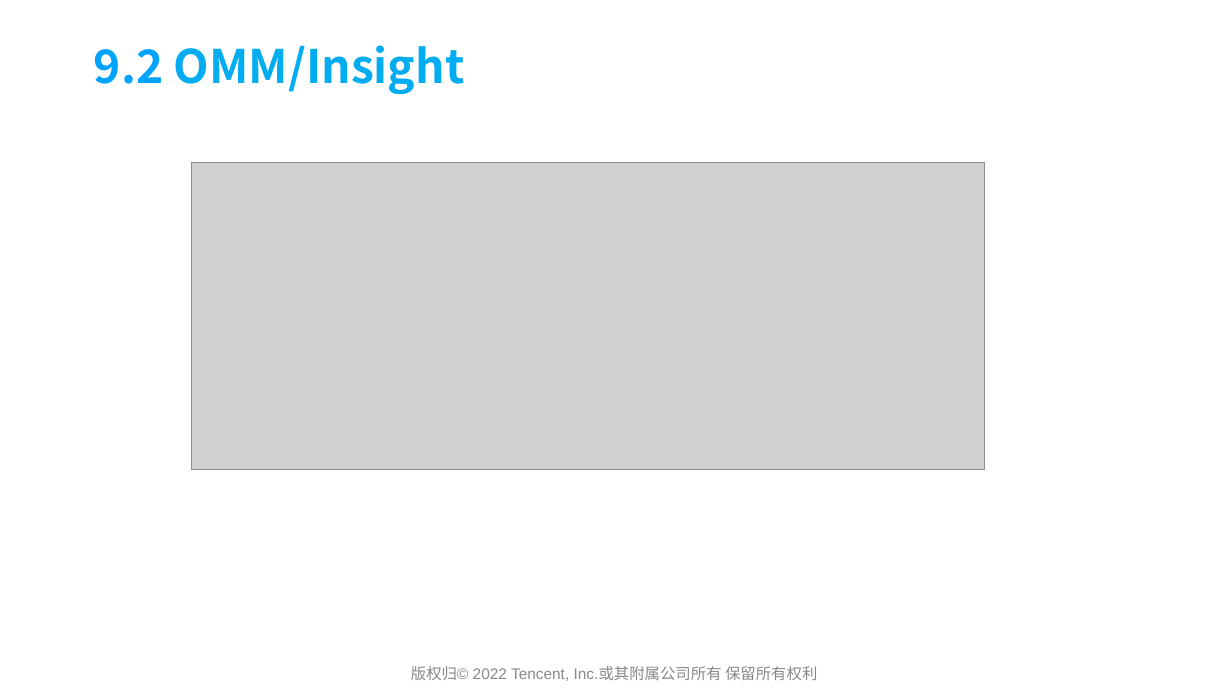
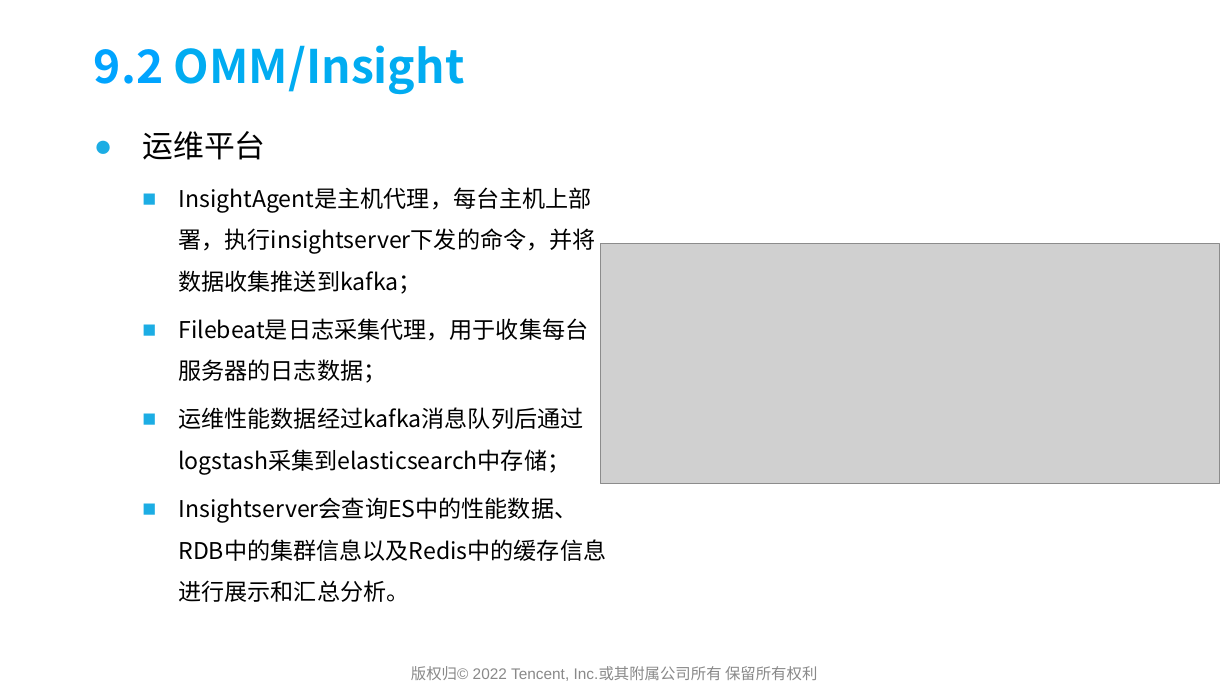
Before and after one commit to yedushusheng/mysql-learning, a slide deck: slide 60 of 28. OLTP/GoldenDB产品简介及架构解析.pptx (slide 52 before the commit). Drawn at 1232x693 pixels with LibreOffice and Linux fonts; fonts in the diff are those of the drawing; grey boxes stand for pictures; background and template pictures are left out. Boxes give left, top, right and bottom in pixels: in the first picture for what was removed or moved away, otherwise in the second. Text is boxed around its words. In the diff, an @@ line names an element or a change of style, - is before the commit and + after.

```diff
--- a/28. OLTP/GoldenDB产品简介及架构解析.pptx
+++ b/28. OLTP/GoldenDB产品简介及架构解析.pptx
@@ text added at box(142, 131, 595, 602), 18 pt, text #000000 @@
+● 运维平台
+  ■ InsightAgent是主机代理，每台主机上部署，执行insightserver下发的命令，并将数据收集推送到kafka；
+  ■ Filebeat是日志采集代理，用于收集每台服务器的日志数据；
+  ■ 运维性能数据经过kafka消息队列后通过logstash采集到elasticsearch中存储；
+  ■ Insightserver会查询ES中的性能数据、RDB中的集群信息以及Redis中的缓存信息进行展示和汇总分析。
@@ picture: place and size @@
-picture at box(191, 162, 984, 470)
+picture at box(601, 244, 1220, 484)
```
Also in this commit, not shown: 9 other slides changed, 8 slides added.
